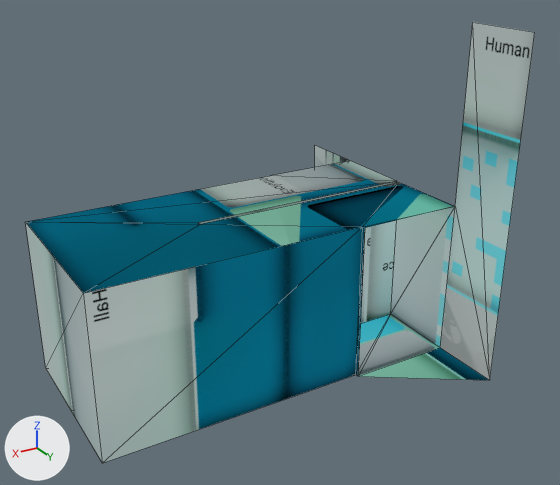
Renders of the glTF model models/divider.glb from each side of a commit.
Rendered twice from a 50 mm lens placed at (3.22, 25.15, 10.72), pointed at (-5.58, 10.49, 3.39). The lights are fixed; the arrows at lower left show +X, +Y and +Z. Mesh edges are drawn as thin lines. Where no turn or scale is listed for an object, it has been applied to the vertices. Vertices at the same position are counted once.
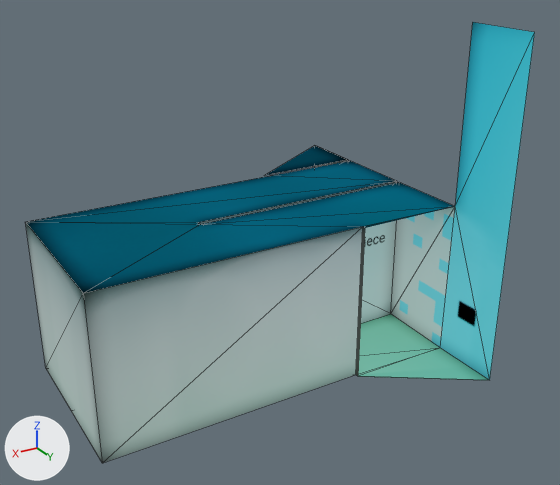
What differs and where, as boxes [x1, y1, x2, y2] in the pictures (560 x 485 px):
```json
{"part": 1, "of": "me_mesh_0", "change": "built on", "before": [203, 22, 535, 380], "after": [203, 22, 535, 380]}
{"part": 2, "of": "me_mesh_0", "change": "recoloured", "before": [26, 160, 490, 463], "after": [26, 160, 490, 463]}
```

The change, as JSON lines over the scene's bpy script:
```json
{"op": "add", "block": "mat_material_divider_baked", "code": ["mat_material_divider_baked = bpy.data.materials.new('Material.divider.baked')", "# uses the picture img_image_0"]}
{"block": "me_mesh_0", "where": "# used by ob_mesh_0; location = (-9.7, 13.8, 0.0)"}
{"op": "remove", "block": "me_mesh_0", "code": "me_mesh_0.from_pydata(...)  # 37 vertices, 55 faces; spans x 0.0..9.32, y -8.08..0.0, z 0.0..8.4"}
{"op": "add", "block": "me_mesh_0", "code": "me_mesh_0.from_pydata(...)  # 50 vertices, 78 faces; spans x 0.0..9.32, y -8.08..0.0, z 0.0..8.4"}
{"block": "me_mesh_0", "change": "me_mesh_0 part 1"}
{"block": "me_mesh_0", "change": "15 faces are deleted"}
{"block": "me_mesh_0", "change": "8 vertices are added at x 0.0..2.84, y -6.31..-1.83, z 0.0..4.0"}
{"block": "me_mesh_0", "change": "5 new vertices lie (0.0, 0.0, 4.0) away from vertices in x 2.75, y -1.89..-1.83, z 0.0"}
{"block": "me_mesh_0", "change": "38 new faces join them"}
{"block": "me_mesh_0", "change": "me_mesh_0 part 2: 40 faces spanning x 0.0..9.32, y -8.08..0.0, z 0.0..4.0 switch from mat_hominin_material_light_text to mat_material_divider_baked"}
```
